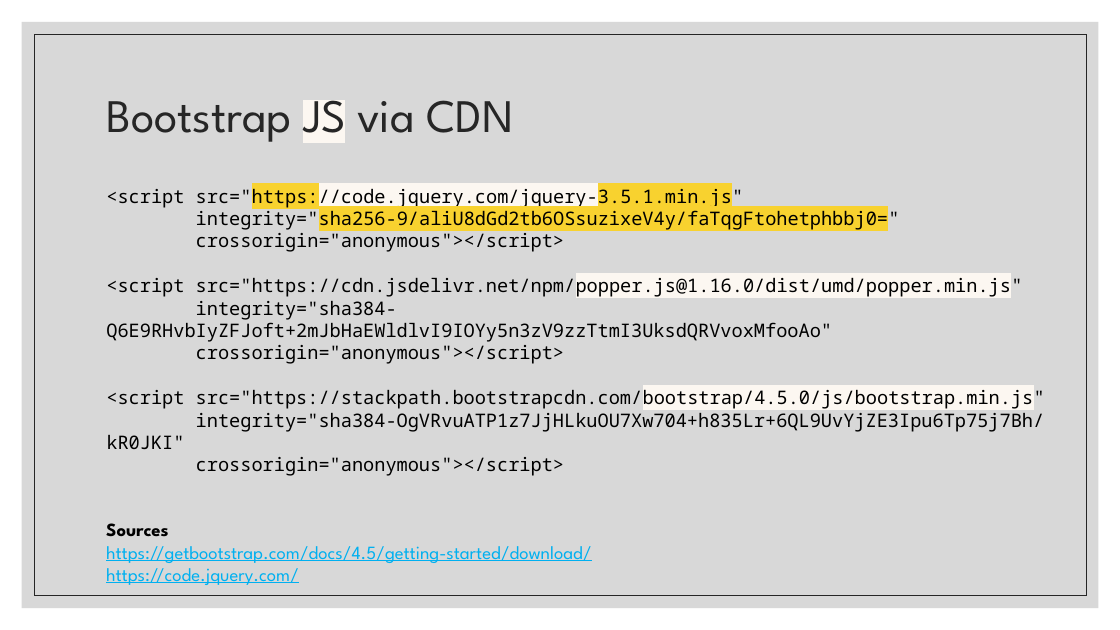
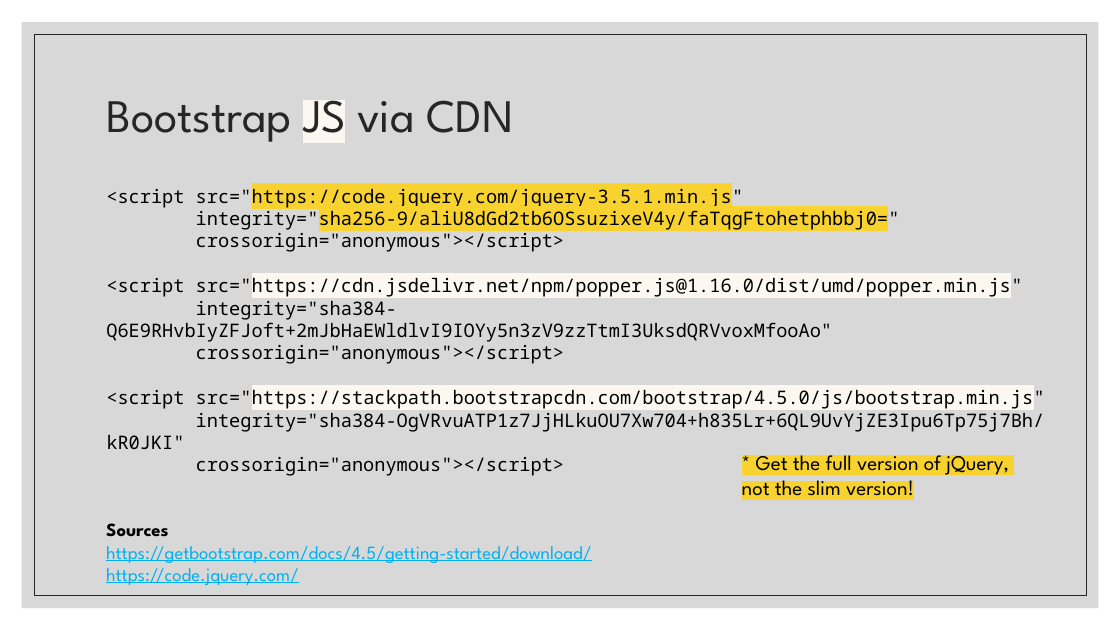
Before and after one commit to zackstotts/base-node-curriculum, a slide deck: slide 11 of unit_00/bootstrap/slides/01 Intro to Bootstrap.pptx. Drawn at 1120x630 pixels with LibreOffice and Linux fonts; fonts in the diff are those of the drawing. Boxes give left, top, right and bottom in pixels: in the first picture for what was removed or moved away, otherwise in the second. Text is boxed around its words. In the diff, an @@ line names an element or a change of style, - is before the commit and + after.

```diff
--- a/unit_00/bootstrap/slides/01 Intro to Bootstrap.pptx
+++ b/unit_00/bootstrap/slides/01 Intro to Bootstrap.pptx
@@ text at (106,185,1045,409): highlight #FCF7F1 to #F8D22F in "src="https://code.jquery.com/jquery-3.5.1.min.js""; highlight none to #FCF7F1 in "src="https://cdn.jsdelivr.net/npm/popper.js@1.16.0/dist/umd/ ...", "src="https://stackpath.bootstrapcdn.com/bootstrap/4.5.0/js/b ..." @@
@@ text added at (742,449,1009,501), 18 pt, text #000000 @@
+* Get the full version of jQuery,
+not the slim version!
```
Also in this commit, not shown: 2 other slides changed.
